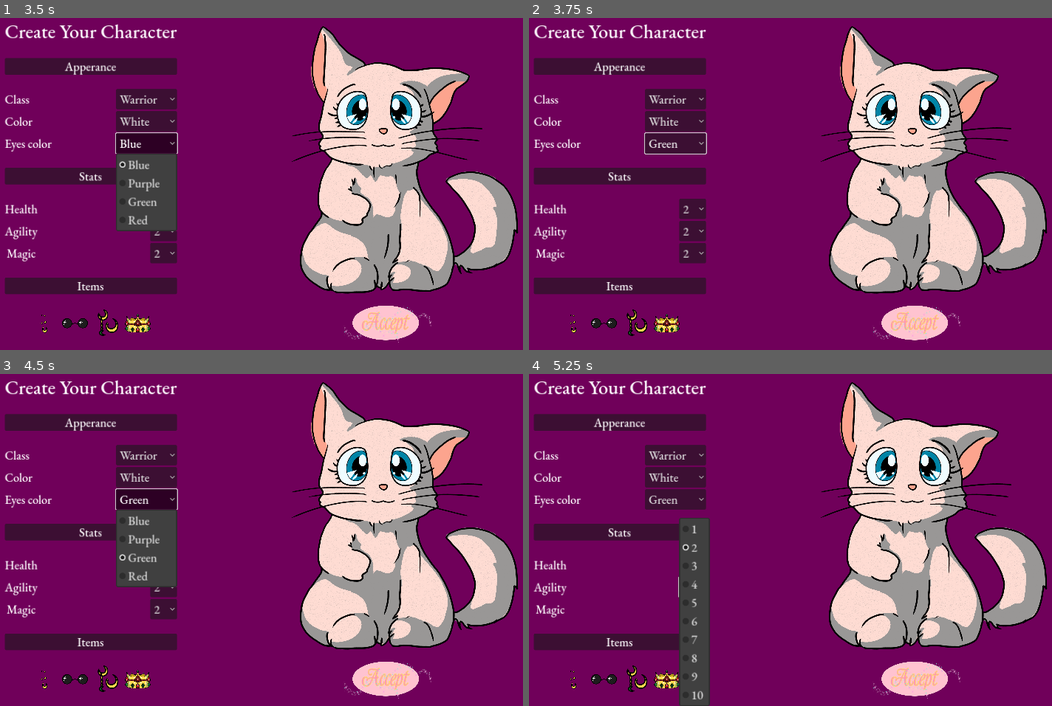
Above: before the commit, frames 1-4 (two rows, left to right).
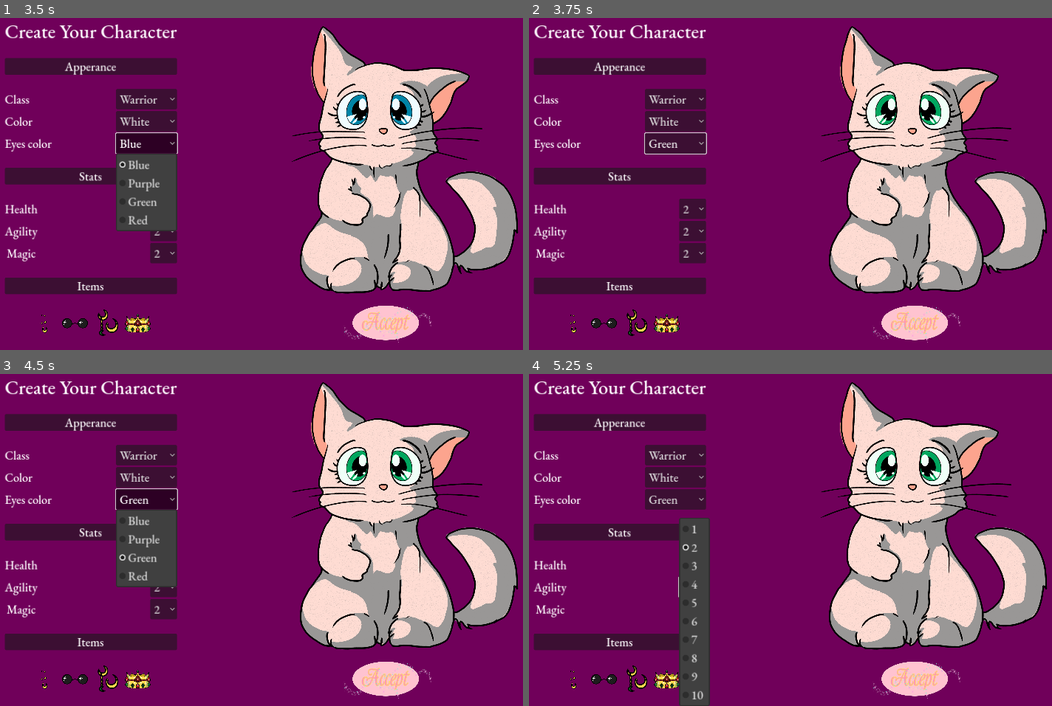
Above: after the commit, the same moments.

Repository: CommonParrot/MiniJam-Cat-Selection-Adventure
Game: Godot game, scene res://Screens/TitleScreen.tscn
Two runs of this game, one before a commit and one after it. Both use one fixed random seed, a clock stepped at 60 frames per second and the inputs below.
Inputs:
- Up to frame 1 (3.5 s): click "Start Game" at 0.5 s; click "Warrior" at 1.25 s; click "White" at 2 s; click "Blue" at 2.75 s
- Up to frame 2 (3.75 s): click "2" at 3.5 s
- Up to frame 3 (4.5 s): click "Green" at 4.25 s
- Up to frame 4 (5.25 s): click "2" at 5 s

Frame 1 is identical in both runs. In frame 2, 0.2% of the frame differs, in the area x 66-79%, y 23-33%; in frame 3, 0.2%; in frame 4, 0.2%.
Error before the commit: Parse Error: Identifier "sound" not declared in the current scope. (res://Scripts/DynamicCatOptionButton.gd:19)

Commit message:
fix: smol fix

Diff:
--- a/Scripts/DynamicCatOptionButton.gd
+++ b/Scripts/DynamicCatOptionButton.gd
@@ -16,7 +16,6 @@
 
 func _on_item_selected(index):
 	Signals.ui_stat_change.emit(stat_name, index)
-	sound.play()
 
 func selection_accepted(stat_name: String, value: int):
 	if(stat_name == self.stat_name):
--- a/Scripts/StatManager.gd
+++ b/Scripts/StatManager.gd
@@ -33,7 +33,7 @@
 				agility = stat_value + 1
 			Signals.update_ui_stat.emit(stat_name, agility - 1)
 		"magic":
-			if total_points() - magic + stat_value <= points:
+			if total_points() - magic + stat_value + 1 <= points:
 				magic = stat_value + 1
 			Signals.update_ui_stat.emit(stat_name, magic - 1)
 		"color":
Not shown, changed: Sounds/177614__aminut__02-cat-miauing short.wav
